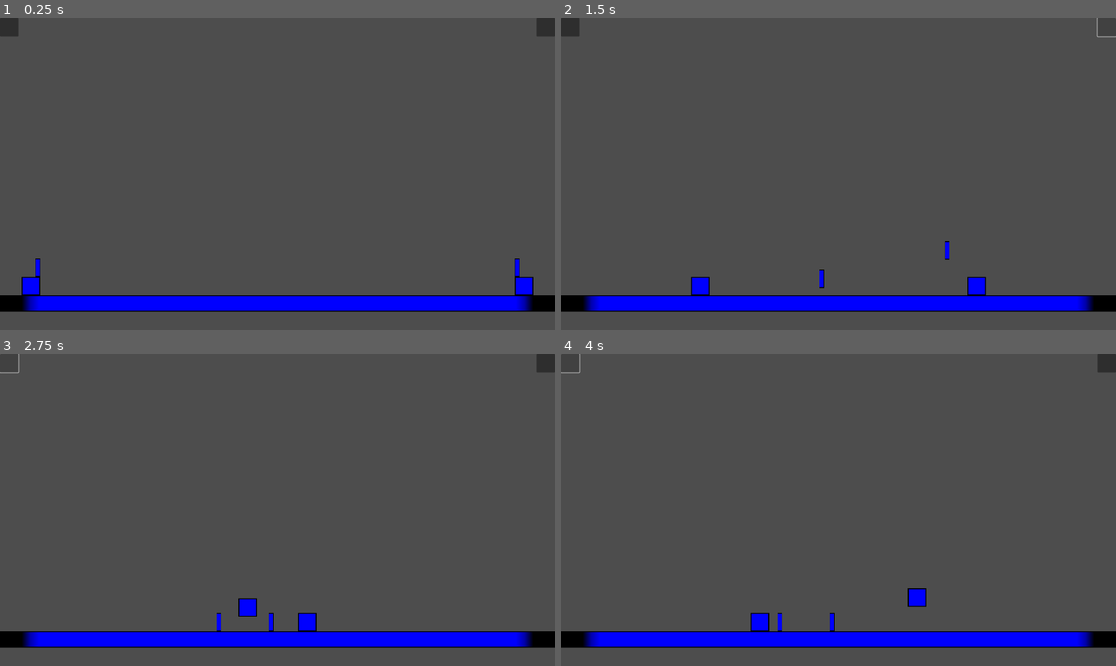
Above: before the commit, frames 1-4 (two rows, left to right).
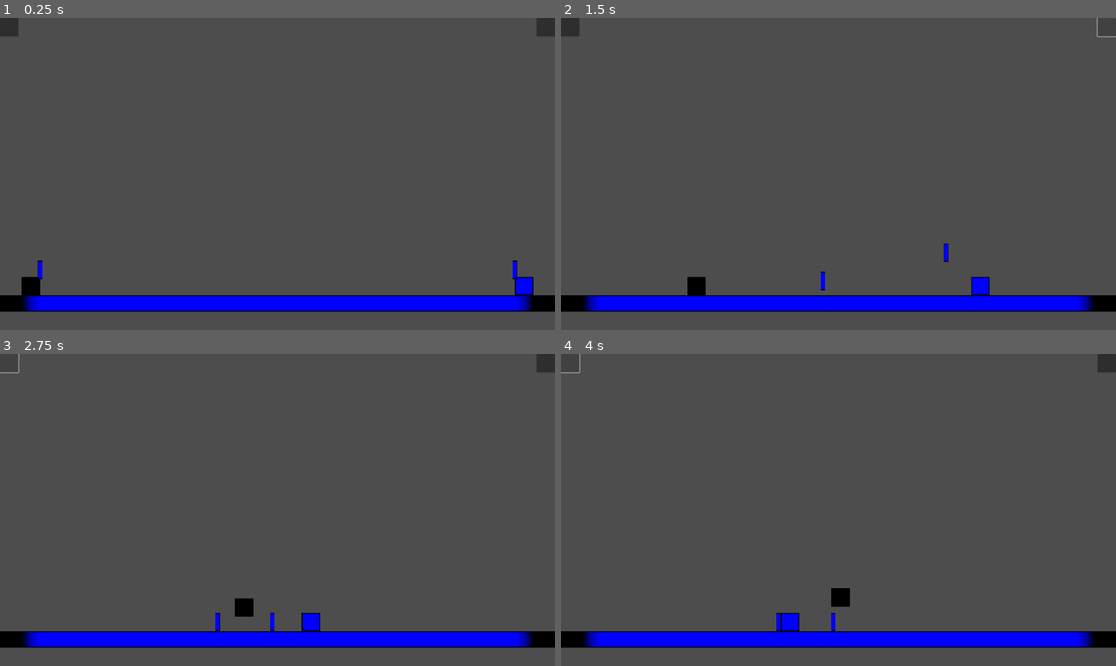
Above: after the commit, the same moments.

Repository: ra314/micro-swords
Game: Godot game, scene res://Main.tscn
Two runs of this game, one before a commit and one after it. Both use one fixed random seed, a clock stepped at 60 frames per second and the inputs below.
Inputs (mouse positions are in pixels of both pictures, inside the frame that each line leads up to):
- Up to frame 1 (0.25 s): no input
- Up to frame 2 (1.5 s): click (572, 27) at 0.5 s; click (1104, 27) at 1.25 s
- Up to frame 3 (2.75 s): click (11, 363) at 2 s
- Up to frame 4 (4 s): click (1104, 363) at 2.75 s; click (572, 363) at 3.5 s

The runs differ from the first frame. In frame 1, 0.3% of the frame differs, in the area x 4-94%, y 77-89%; in frame 2, 0.4%; in frame 3, 0.4%; in frame 4, 0.9%, in the area x 34-66%, y 75-89%.

Commit message:
Added a way to turn on and off collision with the sword.

Diff:
--- a/Barrier.tscn
+++ b/Barrier.tscn
@@ -6,7 +6,7 @@
 size = Vector2(8, 8)
 
 [node name="Barrier" type="CharacterBody2D"]
-collision_mask = 3
+collision_mask = 7
 
 [node name="Sprite2D" type="Sprite2D" parent="."]
 position = Vector2(4, 4)
--- a/Enums.gd
+++ b/Enums.gd
@@ -1,3 +1,5 @@
 enum DIRECTION {LEFT, RIGHT}
 enum SWORD_STATE {GROUNDED, THROWN, HELD}
 enum HELD_ITEM {NONE, SWORD_1, SWORD_2}
+enum SWORDSMAN {BLACK, BLUE}
+enum COLLISION_LAYER {NONE, FLOOR, SWORDSMAN, SWORD}
--- a/Main.tscn
+++ b/Main.tscn
@@ -12,6 +12,7 @@
 [node name="L-Side-Wall" parent="." instance=ExtResource("2_qj3co")]
 position = Vector2(-64, 0)
 scale = Vector2(8, 135)
+collision_mask = 0
 
 [node name="R-Side-Wall" parent="." instance=ExtResource("2_qj3co")]
 position = Vector2(1920, 0)
@@ -22,6 +23,7 @@
 scale = Vector2(240, 7)
 
 [node name="Player1" parent="." instance=ExtResource("3_dbffi")]
+modulate = Color(0, 0, 0, 1)
 position = Vector2(0, 896)
 direction = 1
 held_item = 1
@@ -31,11 +33,11 @@
 held_item = 2
 
 [node name="Sword1" parent="." instance=ExtResource("4_2fpqd")]
-position = Vector2(48, 832)
+position = Vector2(56, 840)
 state = 2
 
 [node name="Sword2" parent="." instance=ExtResource("4_2fpqd")]
-position = Vector2(1856, 832)
+position = Vector2(1848, 840)
 state = 2
 
 [node name="Button1" type="Button" parent="."]
--- a/Sword.gd
+++ b/Sword.gd
@@ -1,4 +1,5 @@
 extends CharacterBody2D
+class_name Sword
 
 const THROW_SPEED = 600.0
 const THROW_ANGLE = 45 # Measured from the floor
--- a/Sword.tscn
+++ b/Sword.tscn
@@ -8,13 +8,13 @@
 
 [node name="CharacterBody2D" type="CharacterBody2D"]
 scale = Vector2(0.25, 1)
-collision_layer = 2
+collision_layer = 4
 script = ExtResource("1_46w4d")
+
+[node name="Sprite2D" type="Sprite2D" parent="."]
+position = Vector2(32, 32)
+texture = ExtResource("2_xo8fv")
 
 [node name="CollisionShape2D" type="CollisionShape2D" parent="."]
 position = Vector2(32, 32)
 shape = SubResource("RectangleShape2D_mclpc")
-
-[node name="Sprite2D" type="Sprite2D" parent="."]
-position = Vector2(32, 32)
-texture = ExtResource("2_xo8fv")
--- a/Swordsman.gd
+++ b/Swordsman.gd
@@ -1,4 +1,5 @@
 extends CharacterBody2D
+class_name Swordsman
 
 const SPEED = 300.0
 const JUMP_VELOCITY = -400.0
@@ -6,6 +7,7 @@
 var gravity = ProjectSettings.get_setting("physics/2d/default_gravity")
 @export var direction: ENUMS.DIRECTION
 @export var held_item: ENUMS.HELD_ITEM
+var last_held_item: ENUMS.HELD_ITEM
 
 func approx_equal(x, y):
 	return abs(y-x) < 0.1
@@ -40,11 +42,29 @@
 
 	# MOVE
 	move_and_slide()
+	respond_to_collision()
+
+func respond_to_collision():
+	for i in get_slide_collision_count():
+		var collision := get_slide_collision(i)
+		var collider_name: String = collision.get_collider().name
+		if collider_name.contains("Sword"):
+			var sword: Sword = collision.get_collider()
+			print("Collided with: ", collider_name)
+
+func change_collision_with_sword(sword: Sword, enable: bool):
+	sword.set_collision_mask_value(ENUMS.COLLISION_LAYER.FLOOR, enable)
+	sword.set_collision_mask_value(ENUMS.COLLISION_LAYER.SWORDSMAN, enable)
+	set_collision_mask_value(ENUMS.COLLISION_LAYER.SWORD, enable)
 
 func action():
 	if held_item == ENUMS.HELD_ITEM.NONE:
 		if is_on_floor():
 			velocity.y = JUMP_VELOCITY
 	else:
-		get_sword(held_item).action(direction)
+		# Enable collisions with the floor and the player
+		var sword: Sword = get_sword(held_item)
+		change_collision_with_sword(sword, true)
+		sword.action(direction)
+		last_held_item = held_item
 		held_item = ENUMS.HELD_ITEM.NONE
--- a/Swordsman.tscn
+++ b/Swordsman.tscn
@@ -10,10 +10,10 @@
 collision_layer = 2
 script = ExtResource("1_y0qsv")
 
+[node name="Sprite2D" type="Sprite2D" parent="."]
+position = Vector2(32, 32)
+texture = ExtResource("1_wpvrv")
+
 [node name="CollisionShape2D" type="CollisionShape2D" parent="."]
 position = Vector2(32, 32)
 shape = SubResource("RectangleShape2D_mclpc")
-
-[node name="Sprite2D" type="Sprite2D" parent="."]
-position = Vector2(32, 32)
-texture = ExtResource("1_wpvrv")
